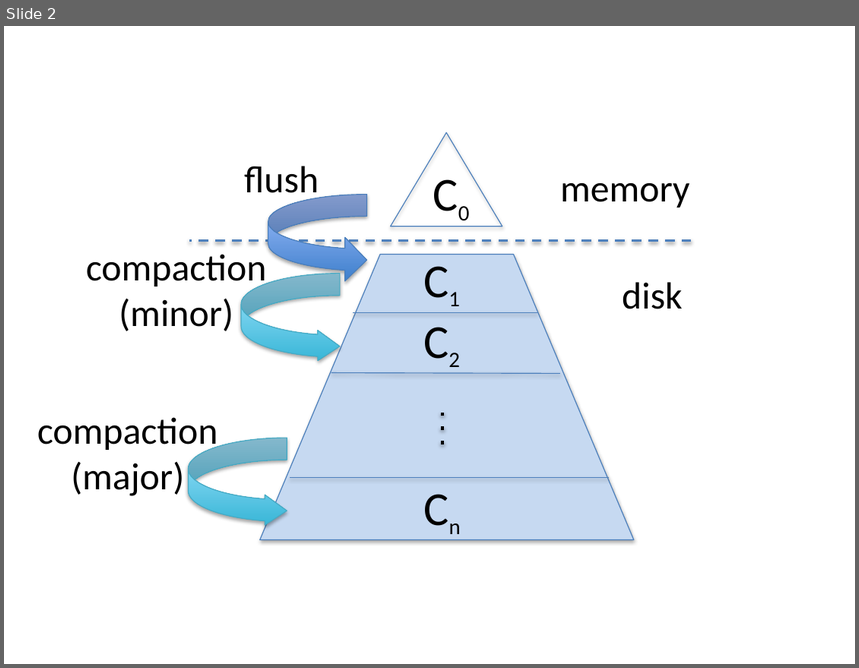
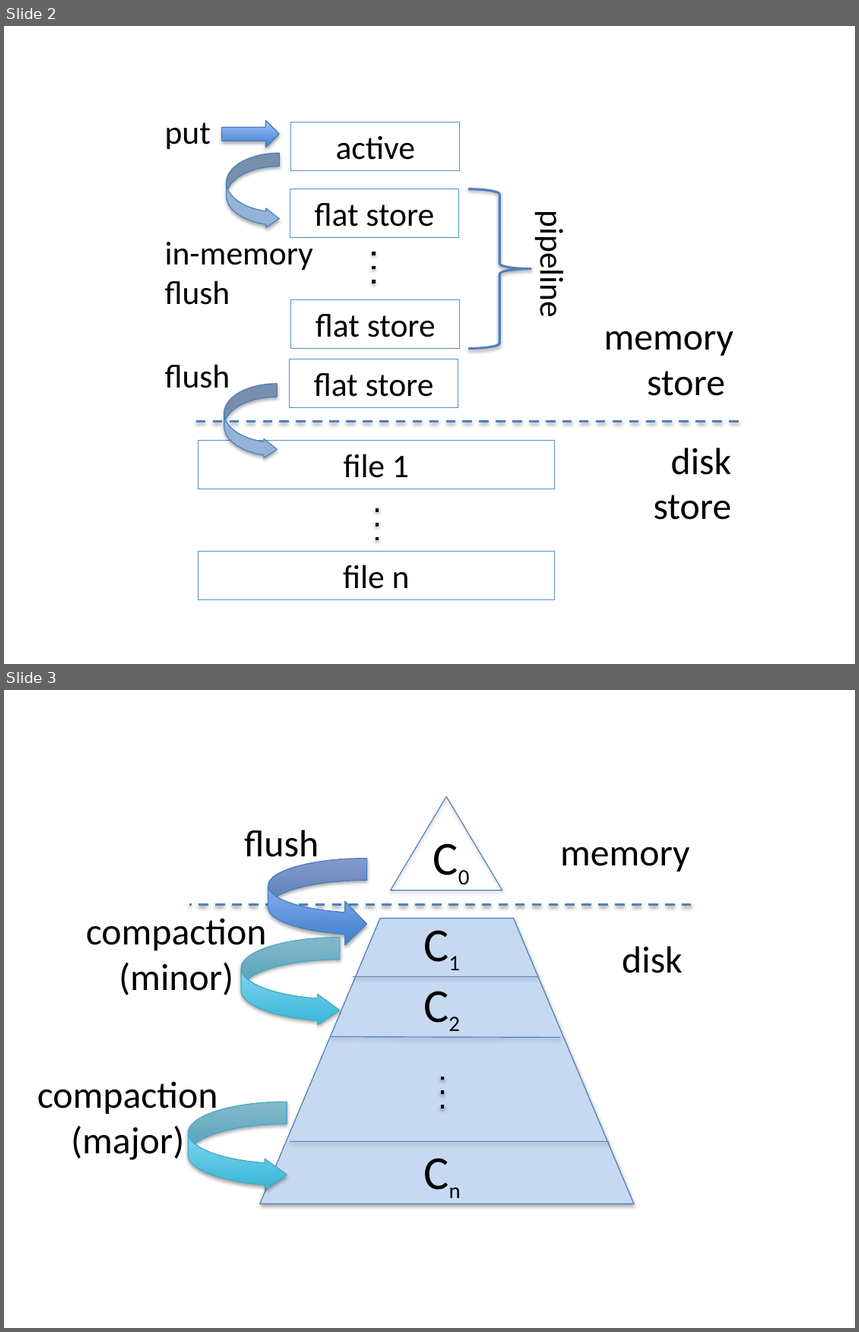
Before and after one commit to iditkeidar/Accordion, a slide deck: FAST2018-submission/LSM.pptx. Shown one above the other, each under a label of ours: slide 2 before the commit, slides 2 and 3 after it. The pictures are 859x668 and 859x1332 pixels, drawn with LibreOffice and Linux fonts; fonts in the diff are those of the drawing. Boxes give left, top, right and bottom in pixels: in the first picture for what was removed or moved away, otherwise in the second. Text is boxed around its words. In the diff, an @@ line names an element or a change of style, - is before the commit and + after.

```diff
--- a/FAST2018-submission/LSM.pptx
+++ b/FAST2018-submission/LSM.pptx
@@ slide 2 added at bbox=[4, 26, 855, 664], background #FFFFFF @@
@@ text added at bbox=[165, 123, 211, 149], 28 pt, text #000000 @@
+put
@@ right arrow added at bbox=[222, 120, 279, 148], fill gradient #3F80CE to #A4C4FF, outline #4B7EBC 0.75 pt @@
@@ rectangle added at bbox=[291, 123, 459, 170], outline #558ED5 0.75 pt, 28 pt, text #000000 @@
+active
@@ curved right arrow added at bbox=[226, 153, 279, 227], fill #95B3D7, outline #4B7EBC 0.75 pt @@
@@ rectangle added at bbox=[290, 189, 458, 238], outline #558ED5 0.75 pt, 28 pt, text #000000 @@
+flat store
@@ right brace added at bbox=[469, 189, 531, 348], outline #4F81BD 2 pt @@
@@ text added at bbox=[531, 221, 572, 315], 28 pt, text #000000 @@
+pipeline
@@ text added at bbox=[165, 237, 313, 305], 28 pt, text #000000 @@
+in-memory
+flush
@@ line added from (374, 284) to (374, 245), #000000 3 pt dashed @@
@@ rectangle added at bbox=[291, 300, 459, 348], outline #558ED5 0.75 pt, 28 pt, text #000000 @@
+flat store
@@ text added at bbox=[604, 332, 734, 396], 32 pt, text #000000 @@
+memory store
@@ text added at bbox=[165, 364, 230, 389], 28 pt, text #000000 @@
+flush
@@ rectangle added at bbox=[289, 360, 458, 408], outline #558ED5 0.75 pt, 28 pt, text #000000 @@
+flat store
@@ curved right arrow added at bbox=[224, 383, 278, 458], fill #95B3D7, outline #4B7EBC 0.75 pt @@
@@ line added from (739, 421) to (189, 421), #4F81BD 2 pt dashed @@
@@ rectangle added at bbox=[198, 440, 555, 489], outline #558ED5 0.75 pt, 28 pt, text #000000 @@
+file 1
@@ text added at bbox=[654, 448, 732, 520], 32 pt, text #000000 @@
+disk store
@@ line added from (377, 541) to (377, 502), #000000 3 pt dashed @@
@@ rectangle added at bbox=[198, 552, 555, 601], outline #558ED5 0.75 pt, 28 pt, text #000000 @@
+file n
@@ what was slide 2 is now slide 3 @@
```
Also in this commit, not shown: 1 slide changed, 1 other slide added, 3 other files.
